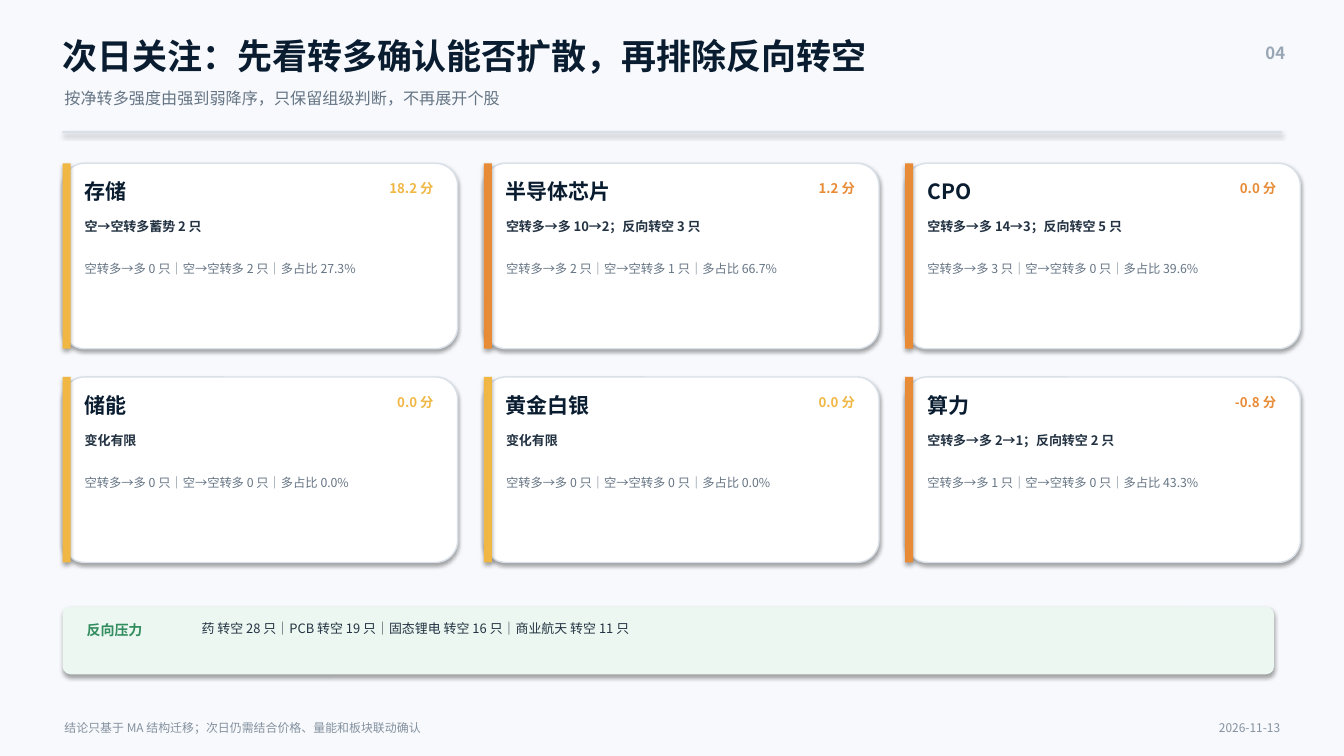
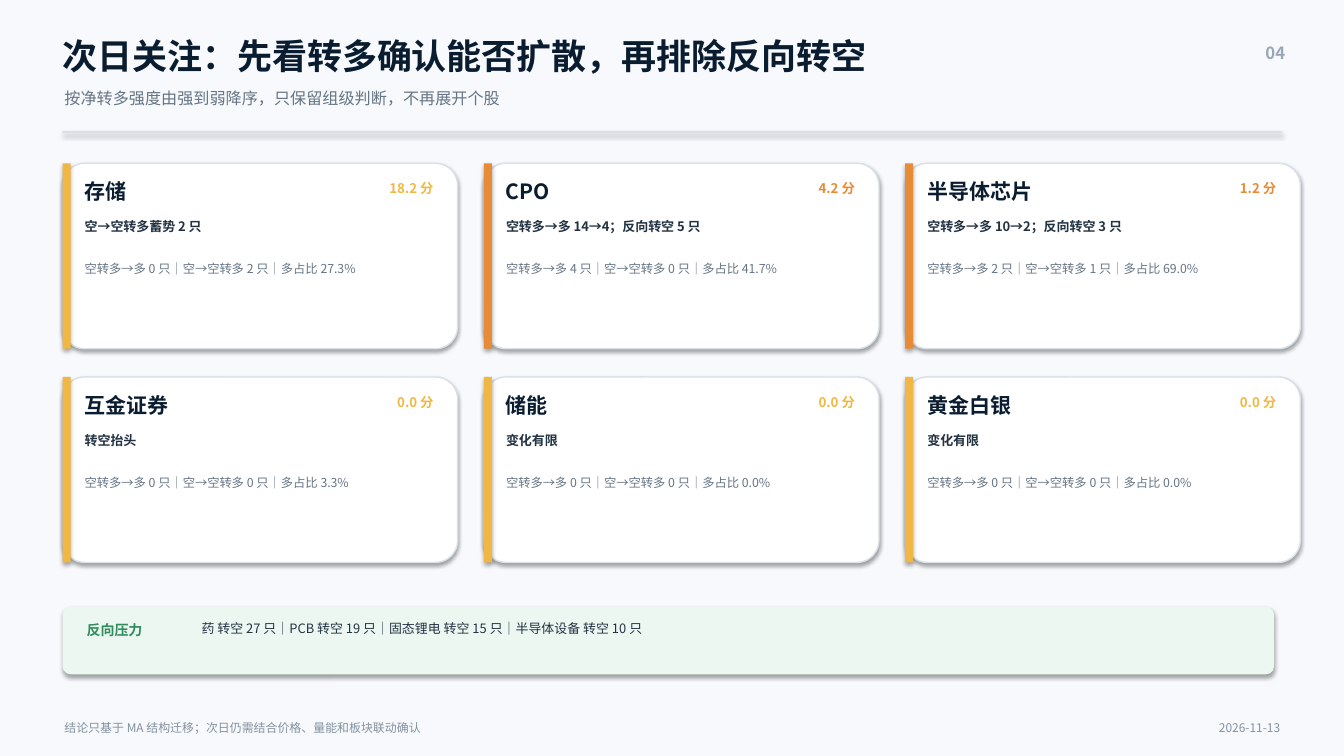
Before and after one commit to nancybhc/a-share-blast-lab, a slide deck: slide 4 of assets/多空阶段简报_2026-11-13.pptx. Drawn at 1344x756 pixels with LibreOffice and Linux fonts; fonts in the diff are those of the drawing. Boxes give left, top, right and bottom in pixels: in the first picture for what was removed or moved away, otherwise in the second. Text is boxed around its words. In the diff, an @@ line names an element or a change of style, - is before the commit and + after.

```diff
--- a/assets/多空阶段简报_2026-11-13.pptx
+++ b/assets/多空阶段简报_2026-11-13.pptx
@@ text at [506,183,550,200]: text changed @@
-半导体芯片
+CPO
@@ text at [819,182,855,194]: text changed @@
-1.2 分
+4.2 分
@@ text at [927,181,1032,201]: text changed @@
-CPO
+半导体芯片
@@ text at [1240,182,1276,194]: text changed @@
-0.0 分
+1.2 分
@@ text at [506,220,701,233]: text changed @@
-空转多→多 10→2；反向转空 3 只
+空转多→多 14→4；反向转空 5 只
@@ text at [927,220,1122,233]: text changed @@
-空转多→多 14→3；反向转空 5 只
+空转多→多 10→2；反向转空 3 只
@@ text at [506,262,777,274]: text changed @@
-空转多→多 2 只｜空→空转多 1 只｜多占比 66.7%
+空转多→多 4 只｜空→空转多 0 只｜多占比 41.7%
@@ text at [927,262,1198,274]: text changed @@
-空转多→多 3 只｜空→空转多 0 只｜多占比 39.6%
+空转多→多 2 只｜空→空转多 1 只｜多占比 69.0%
@@ rectangle at [905,377,913,563]: fill #E88B36 to #F0B744 @@
@@ text at [85,395,169,415]: text changed @@
-储能
+互金证券
@@ text at [506,392,548,418]: text changed @@
-黄金白银
+储能
@@ text at [927,395,1011,415]: text changed @@
-算力
+黄金白银
@@ text at [1240,396,1276,408]: text changed; text colour #E88B36 to #F0B744 @@
--0.8 分
+0.0 分
@@ text at [85,434,137,446]: text changed @@
-变化有限
+转空抬头
@@ text at [927,434,979,446]: text changed @@
-空转多→多 2→1；反向转空 2 只
+变化有限
@@ text at [85,476,349,488]: text changed @@
-空转多→多 0 只｜空→空转多 0 只｜多占比 0.0%
+空转多→多 0 只｜空→空转多 0 只｜多占比 3.3%
@@ text at [927,476,1191,488]: text changed @@
-空转多→多 1 只｜空→空转多 0 只｜多占比 43.3%
+空转多→多 0 只｜空→空转多 0 只｜多占比 0.0%
@@ text at [202,622,642,635]: text changed @@
-药 转空 28 只｜PCB 转空 19 只｜固态锂电 转空 16 只｜商业航天 转空 11 只
+药 转空 27 只｜PCB 转空 19 只｜固态锂电 转空 15 只｜半导体设备 转空 10 只
```
Also in this commit, not shown: 2 other slides changed, 11 other files.
